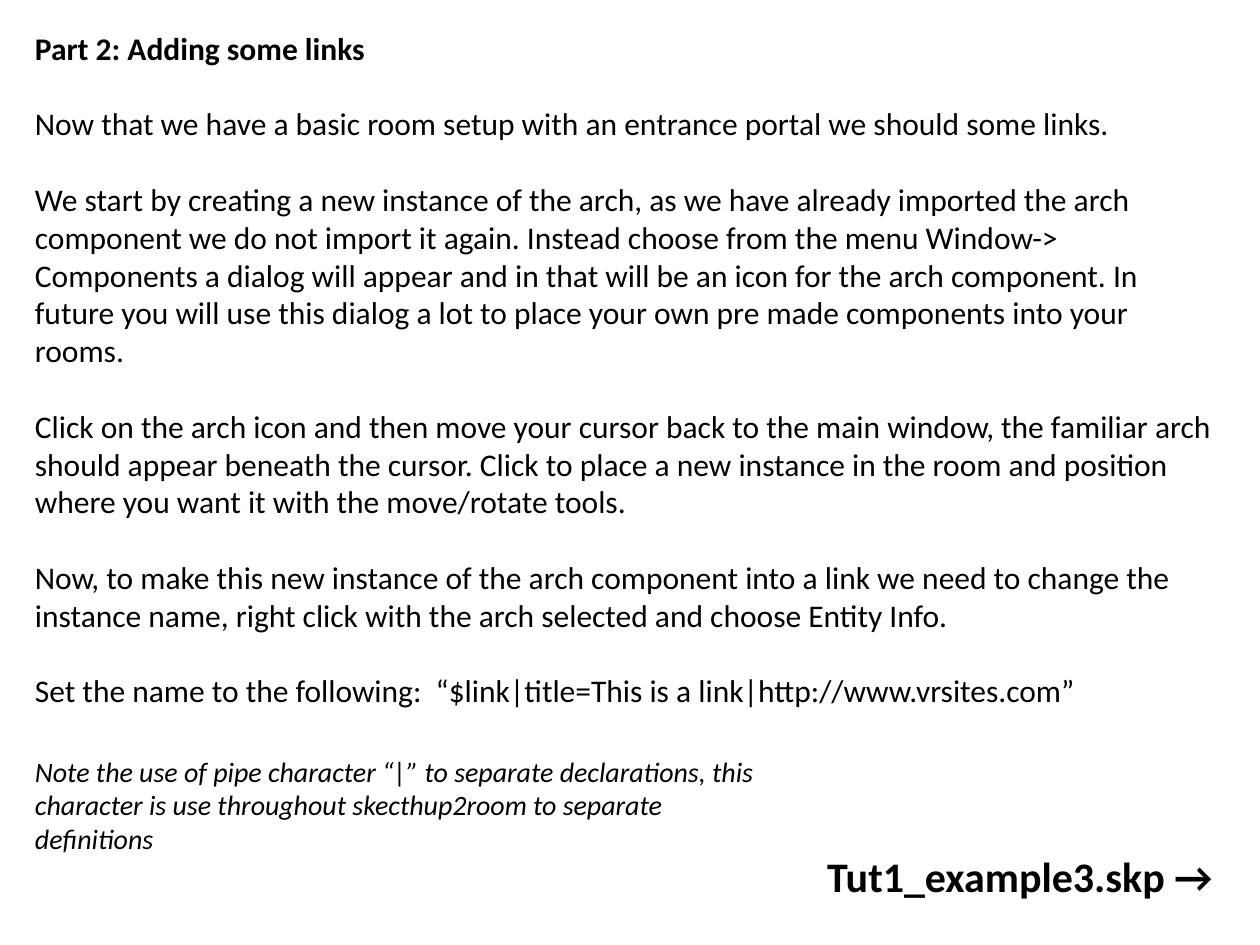
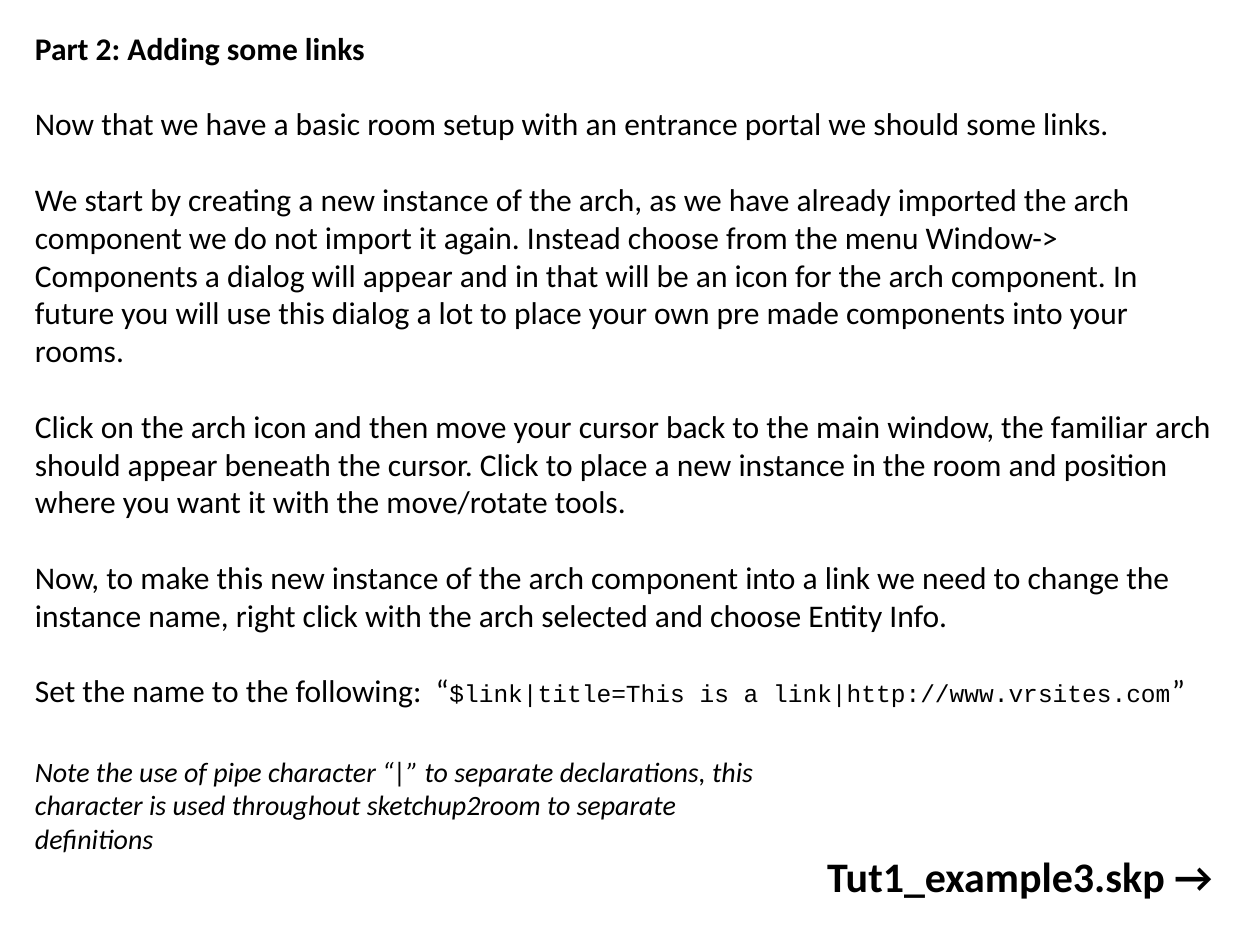
Before and after one commit to lisa-lionheart/sketchup2room, a slide deck: slide 8 of tutorial/slides/slides.pptx (slide 6 before the commit). Drawn at 1260x945 pixels with LibreOffice and Linux fonts; fonts in the diff are those of the drawing; background and template pictures are left out. Boxes give left, top, right and bottom in pixels: in the first picture for what was removed or moved away, otherwise in the second. Text is boxed around its words. In the diff, an @@ line names an element or a change of style, - is before the commit and + after.

```diff
--- a/tutorial/slides/slides.pptx
+++ b/tutorial/slides/slides.pptx
@@ text at (x1=35, y1=680, x2=1170, y2=708): size 18 to 14 pt, font Calibri to Courier New in "“$link|title=This is a link|http://www.vrsites.com”" @@
@@ text at (x1=35, y1=762, x2=753, y2=853): text changed @@
-Note the use of pipe character “|” to separate declarations, this character is use throughout skecthup2room to separate definitions
+Note the use of pipe character “|” to separate declarations, this character is used throughout sketchup2room to separate definitions
```
Also in this commit, not shown: 3 other slides changed, 5 slides added, 1 slide removed, 20 other files.
